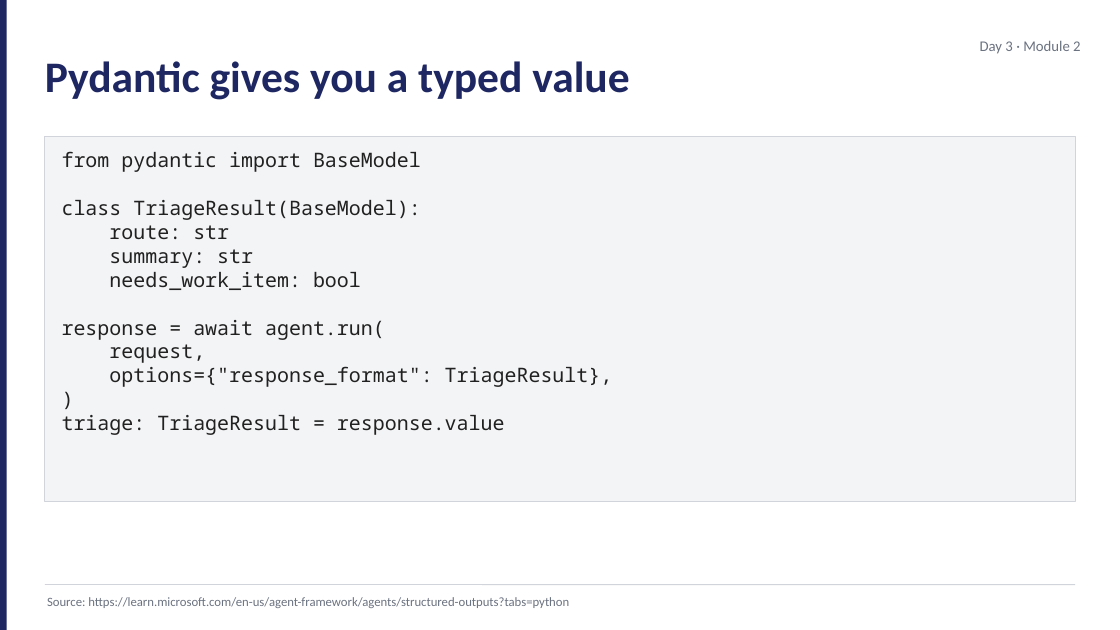
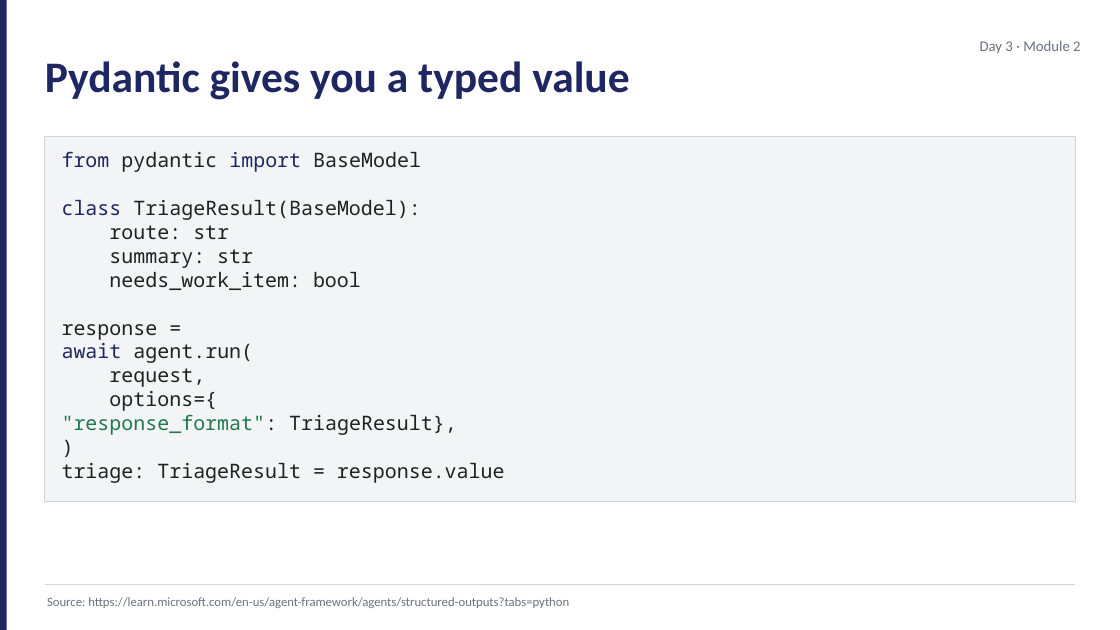
Before and after one commit to JimPiquant/Building-AI-Apps-and-Agents, a slide deck: slide 6 of decks/day3/module-2-streaming-structured.pptx. Drawn at 1120x630 pixels with LibreOffice and Linux fonts; fonts in the diff are those of the drawing. Boxes give left, top, right and bottom in pixels: in the first picture for what was removed or moved away, otherwise in the second. Text is boxed around its words. In the diff, an @@ line names an element or a change of style, - is before the commit and + after.

```diff
--- a/decks/day3/module-2-streaming-structured.pptx
+++ b/decks/day3/module-2-streaming-structured.pptx
@@ text at bbox=[62, 151, 421, 220]: text changed @@
-from pydantic import BaseModel
-class TriageResult(BaseModel):
+from pydantic import BaseModel
+class TriageResult(BaseModel):
@@ text at bbox=[62, 324, 253, 363]: text changed @@
-response = await agent.run(
+response =
+await agent.run(
@@ text at bbox=[62, 391, 457, 435]: text changed @@
-options={"response_format": TriageResult},
+options={
+"response_format": TriageResult},
```
Also in this commit, not shown: 2 other slides changed, 10 other files.
